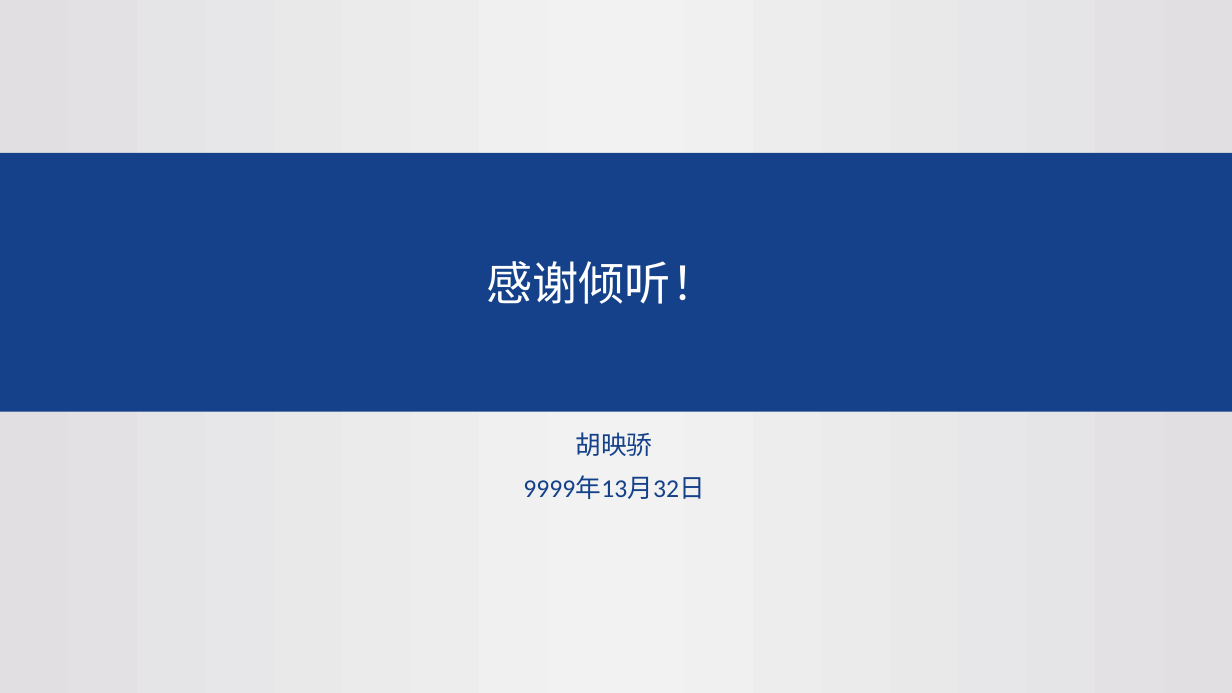
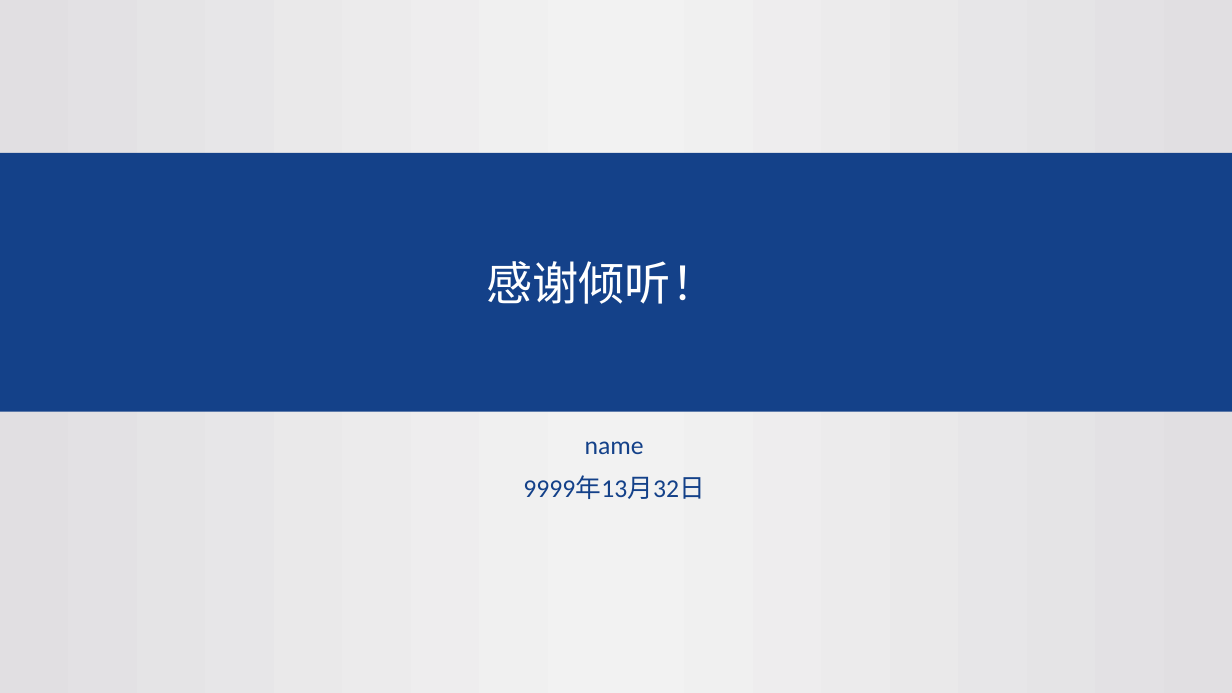
Before and after one commit to huyingjiao/HIT-PPT-Theme, a slide deck: slide 7 of 哈工大ppt模板.pptx. Drawn at 1232x693 pixels with LibreOffice and Linux fonts; fonts in the diff are those of the drawing; background and template pictures are left out. Boxes give left, top, right and bottom in pixels: in the first picture for what was removed or moved away, otherwise in the second. Text is boxed around its words. In the diff, an @@ line names an element or a change of style, - is before the commit and + after.

```diff
--- a/哈工大ppt模板.pptx
+++ b/哈工大ppt模板.pptx
@@ subtitle at bbox=[585, 441, 644, 454]: text changed @@
-胡映骄
+name
```
Also in this commit, not shown: 4 other slides changed, 1 other file.
